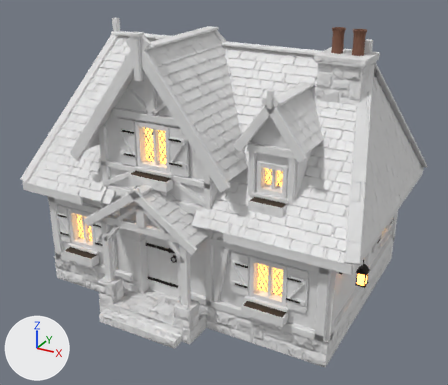
A saved change to the FBX model GameClient/ArtSource/Silverbrook/Cottage3/SilverbrookCottage3.fbx.
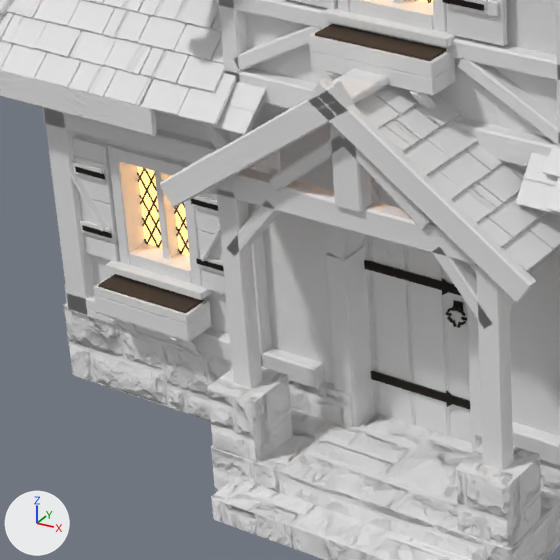
The first picture shows the older version from a 50 mm camera at (6.24, -11.29, 7.78) aimed at (0.18, -0.26, 2.27). The close-ups show the older and then the newer version on the part from 8% to 46% of the width and 43% to 87% of the height of that picture. Only the edits that show in the close-ups are written down. Arrows for +X, +Y and +Z are at lower left; the lights stay in place. Vertices at exactly the same position are counted once.

The older version as bpy lines, for what is in view:
```python
ob_sm_sbcottage3_details = bpy.data.objects.new('SM_SBCottage3_Details', me_sm_sbcottage3_details)
ob_sm_sbcottage3_details.location = (0.0, 0.0, 0.0)
ob_sm_sbcottage3_masonry = bpy.data.objects.new('SM_SBCottage3_Masonry', me_sm_sbcottage3_masonry)
ob_sm_sbcottage3_masonry.location = (0.0, 0.0, 0.0)
ob_sm_sbcottage3_plaster = bpy.data.objects.new('SM_SBCottage3_Plaster', me_sm_sbcottage3_plaster)
ob_sm_sbcottage3_plaster.location = (0.0, 0.0, 0.0)
# also in view: 'SM_SBCottage3_Roof' at (0.0, 0.16, 3.95); 'SM_SBCottage3_Timber' at (0.0, 0.12, 3.15)
```
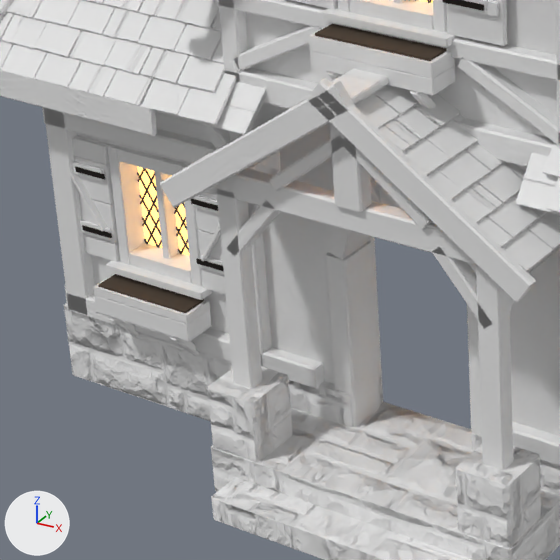
Changed parts and their boxes (x1, y1, x2, y2) in the close-ups (560 x 560 px):
'SM_SBCottage3_Details', reshaped: before (69, 0, 507, 443); after (69, 0, 507, 313)
part 1 of me_sm_sbcottage3_details, deleted: before (362, 235, 472, 443)

The change, as a diff of the scene's bpy script:
```diff
--- a/GameClient/ArtSource/Silverbrook/Cottage3/SilverbrookCottage3.fbx.py
+++ b/GameClient/ArtSource/Silverbrook/Cottage3/SilverbrookCottage3.fbx.py
@@ me_sm_sbcottage3_details @@
 # used by ob_sm_sbcottage3_details; location = (0.0, 0.0, 0.0)
-me_sm_sbcottage3_details.from_pydata(...)  # 5600 vertices, 3601 faces; spans x -3.4..3.85, y -2.26..2.7, z 0.33..5.95
+me_sm_sbcottage3_details.from_pydata(...)  # 5422 vertices, 3480 faces; spans x -3.4..3.85, y -2.26..2.7, z 0.95..5.95
+# me_sm_sbcottage3_details part 1: 16 loose pieces with 178 vertices, spanning x -0.88..0.07, y -1.87..-1.76, z 0.33..2.06, are deleted
 me_sm_sbcottage3_details.materials.append(mat_sb_litglass)
@@ me_sm_sbcottage3_details @@
 me_sm_sbcottage3_details.materials.append(mat_sb_forgediron)
-me_sm_sbcottage3_details.materials.append(mat_sb_doorboards)
 me_sm_sbcottage3_details.materials.append(mat_sb_lanternglow)
```
